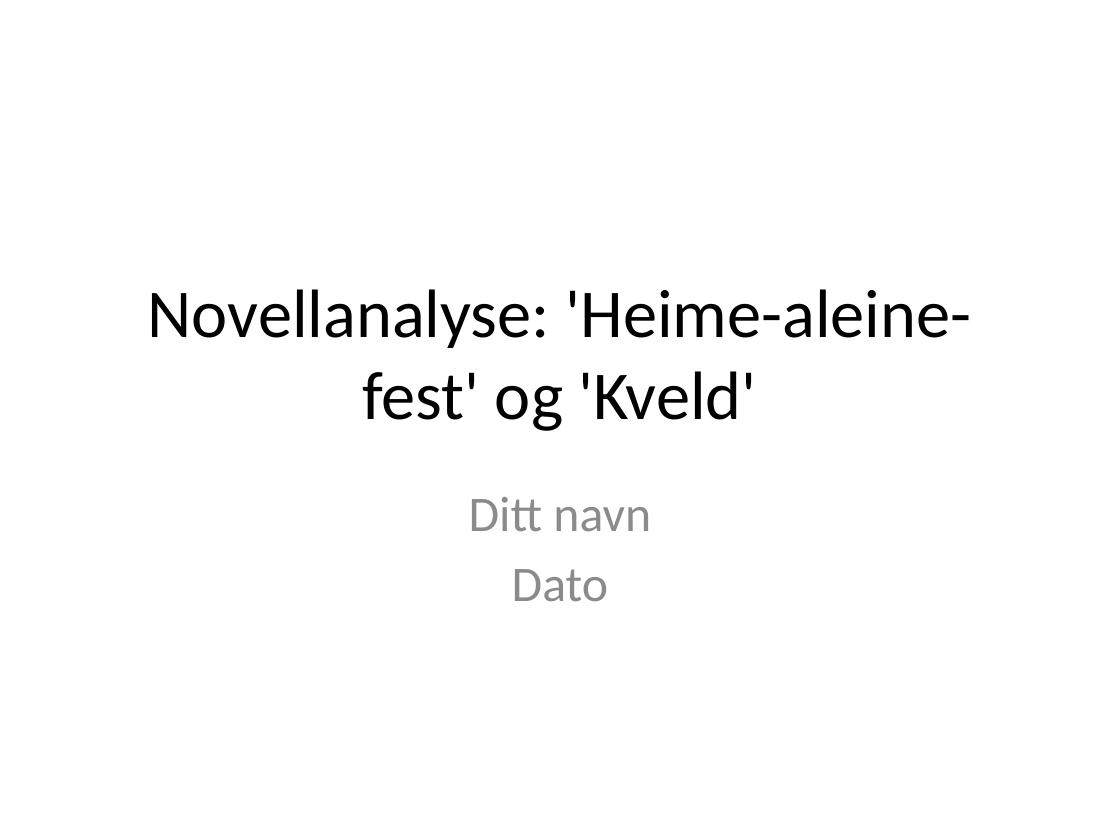
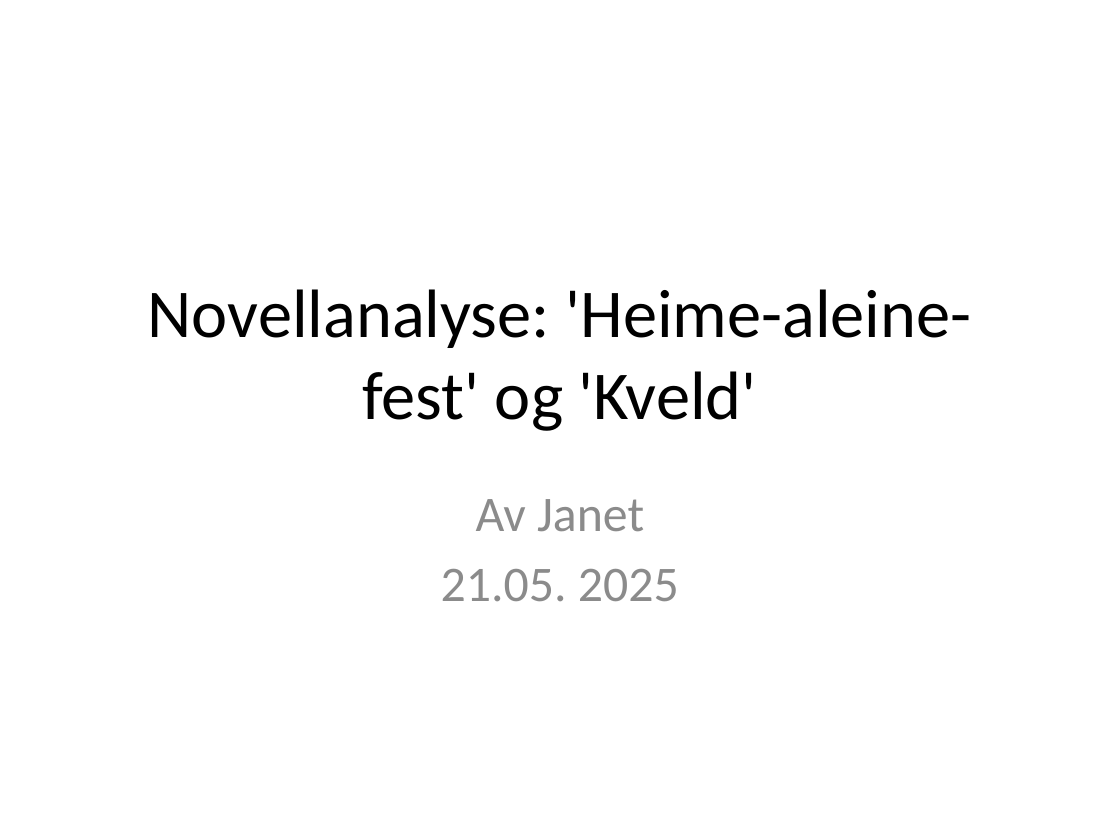
Before and after one commit to norgejanni/schoolNotes, a slide deck: slide 1 of Norsk/NovellanalysePrøvemuntlig.pptx. Drawn at 1120x840 pixels with LibreOffice and Linux fonts; fonts in the diff are those of the drawing. Boxes give left, top, right and bottom in pixels: in the first picture for what was removed or moved away, otherwise in the second. Text is boxed around its words. In the diff, an @@ line names an element or a change of style, - is before the commit and + after.

Commit message:
Syncronization

```diff
--- a/Norsk/NovellanalysePrøvemuntlig.pptx
+++ b/Norsk/NovellanalysePrøvemuntlig.pptx
@@ subtitle at (441, 499, 679, 601): text changed @@
-Ditt navn
-Dato
+Av Janet
+21.05. 2025
```
